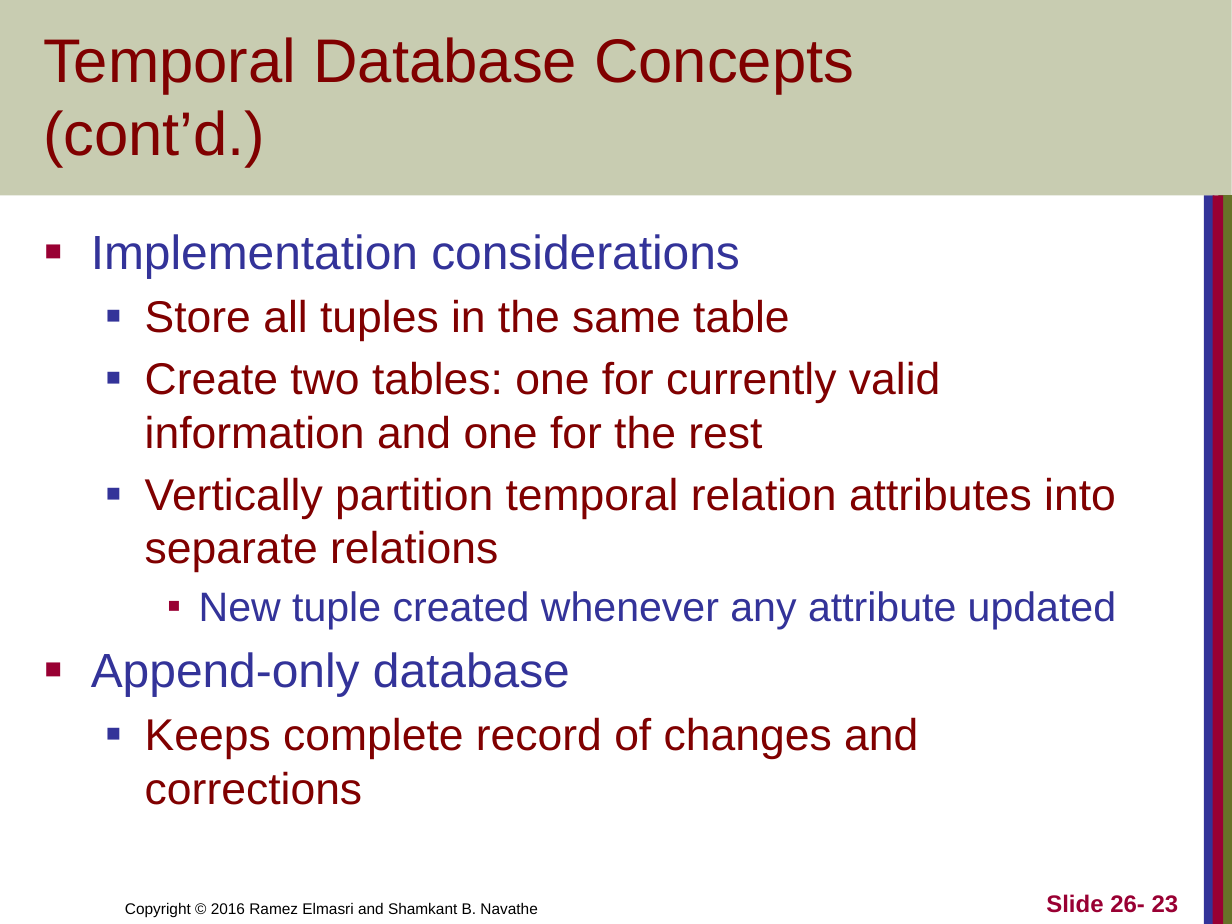
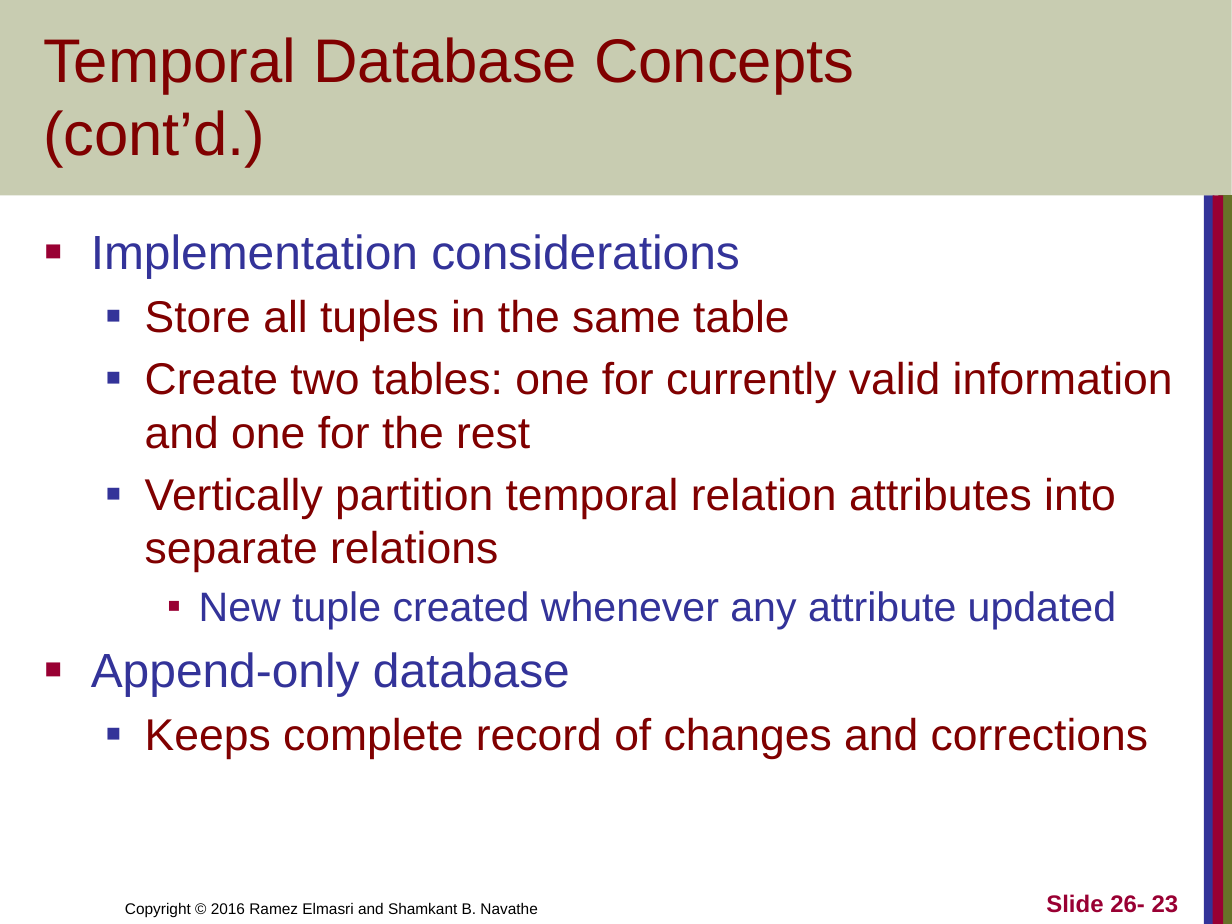
Before and after one commit to PrashanthSingaravelan/winter_semester, a slide deck: slide 23 of CSI2004 Advanced DataBase Management System/Reference Materials/34_Temporal database.pptx. Drawn at 1232x924 pixels with LibreOffice and Linux fonts; fonts in the diff are those of the drawing. Boxes give left, top, right and bottom in pixels: in the first picture for what was removed or moved away, otherwise in the second. Text is boxed around its words. In the diff, an @@ line names an element or a change of style, - is before the commit and + after.

```diff
--- a/CSI2004 Advanced DataBase Management System/Reference Materials/34_Temporal database.pptx
+++ b/CSI2004 Advanced DataBase Management System/Reference Materials/34_Temporal database.pptx
@@ text "Implementation considerations" rewrapped from (91,234,1116,805) to (91,234,1173,759) @@
```
Also in this commit, not shown: 1 other slide changed, 12 other files.
